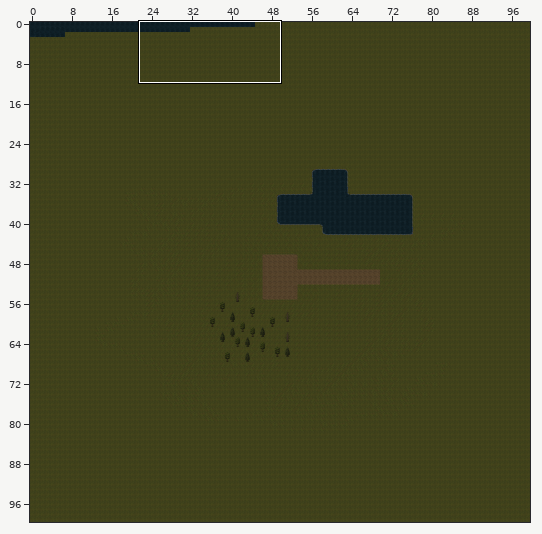
Two states of a Tiled map (JSON), LostAndDivine.ClientMonoGame/Content/Sectors/3_7.tmj. Above: a wide view before the commit, with the close-up outlined.
Close-up. Old version:
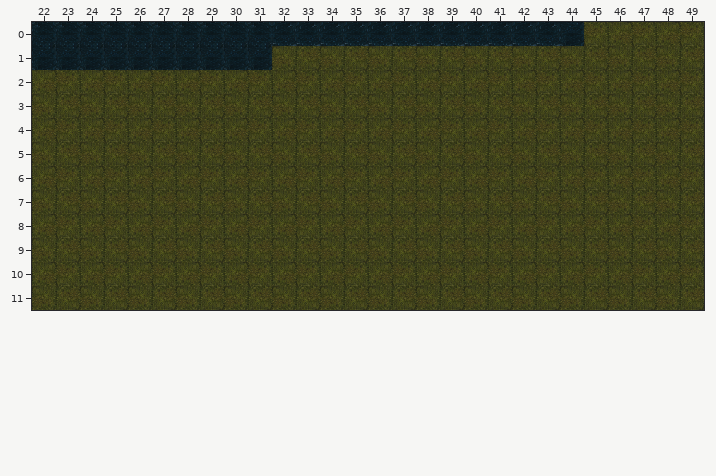
Cells are 64x64 px. Shown: x 22..49, y 0..11. The commit also changed other parts of the map, which this record leaves out.
And afterwards:
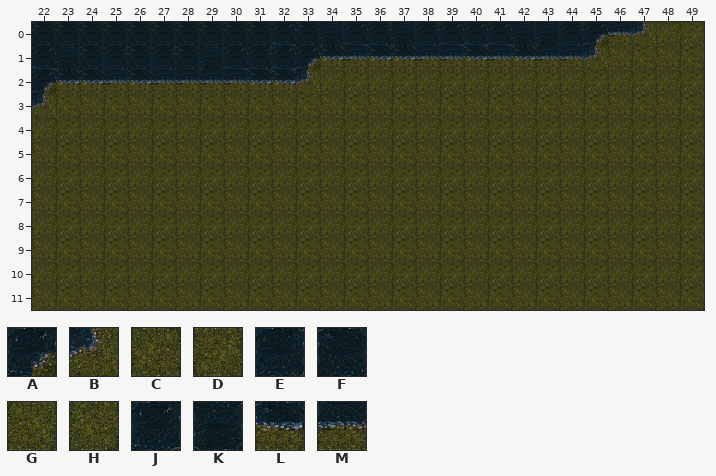
Key: from "World-Tilemap": A 10, B 39, C 91, D 92, E 99, F 100, G 121, H 122, J 129, K 130, L 159, M 160.
_ is an empty cell.
The exact change:
Layer "Слой тайлов 1":
Tile C gives way to tile A in row 2 at x 22.
Tile D gives way to tile A in row 0 at x 45.
Tile H gives way to tile A in row 1 at x 33.
Tile D gives way to tile B in row 0 at x 47; in row 2 at x 33.
Tile G gives way to tile B in row 3 at x 22.
Tile H gives way to tile B in row 1 at x 45.
Tile J gives way to tile E in row 0 at x 36 and 38.
Tile K gives way to tile E in row 0 at x 44; in row 1 at x 25, 27 and 31.
Tile J gives way to tile F in row 0 at x 33.
Tile K gives way to tile F in row 1 at x 24, 26 and 28.
Tile G gives way to tile J in row 1 at x 32.
Tile K gives way to tile J in row 1 at x 22 and 30.
Tile J gives way to tile K in row 0 at x 34, 37 and 42 to 43.
Tile C gives way to tile L in row 2 at x 24, 26 and 32.
Tile D gives way to tile L in row 2 at x 23 and 31.
Tile G gives way to tile L in row 1 at x 34, 36, 40 and 42.
Tile H gives way to tile L in row 1 at x 37.
Tile C gives way to tile M in row 0 at x 46; in row 2 at x 28 and 30.
Tile D gives way to tile M in row 2 at x 25, 27 and 29.
Tile G gives way to tile M in row 1 at x 38 and 44.
Tile H gives way to tile M in row 1 at x 35, 39, 41 and 43.
